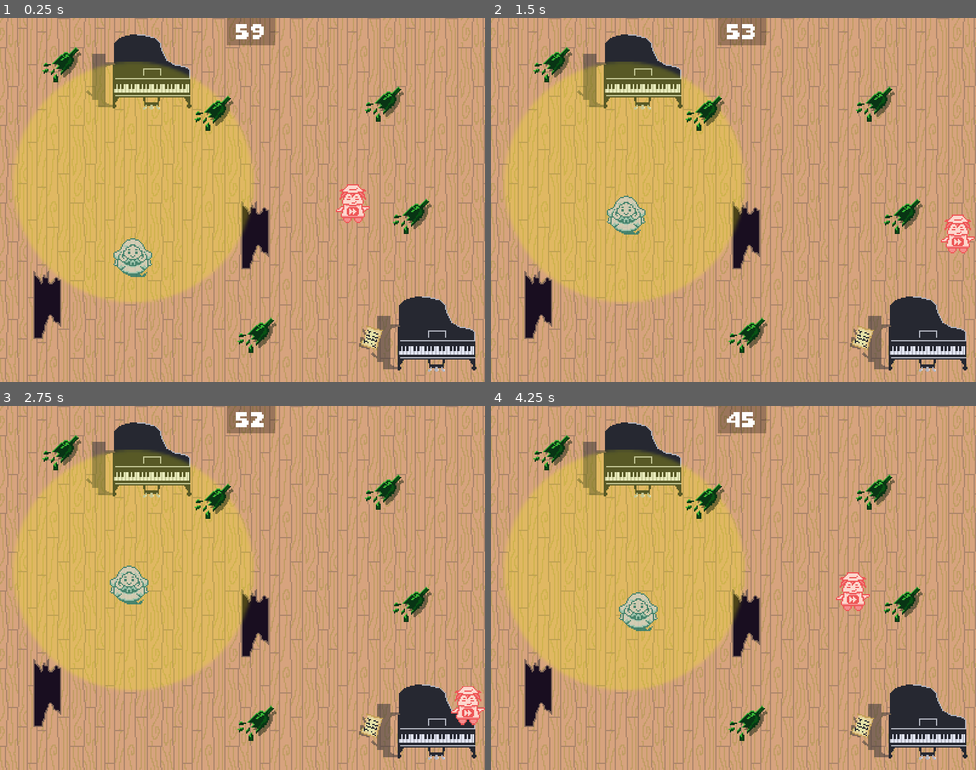
Above: before the commit, frames 1-4 (two rows, left to right).
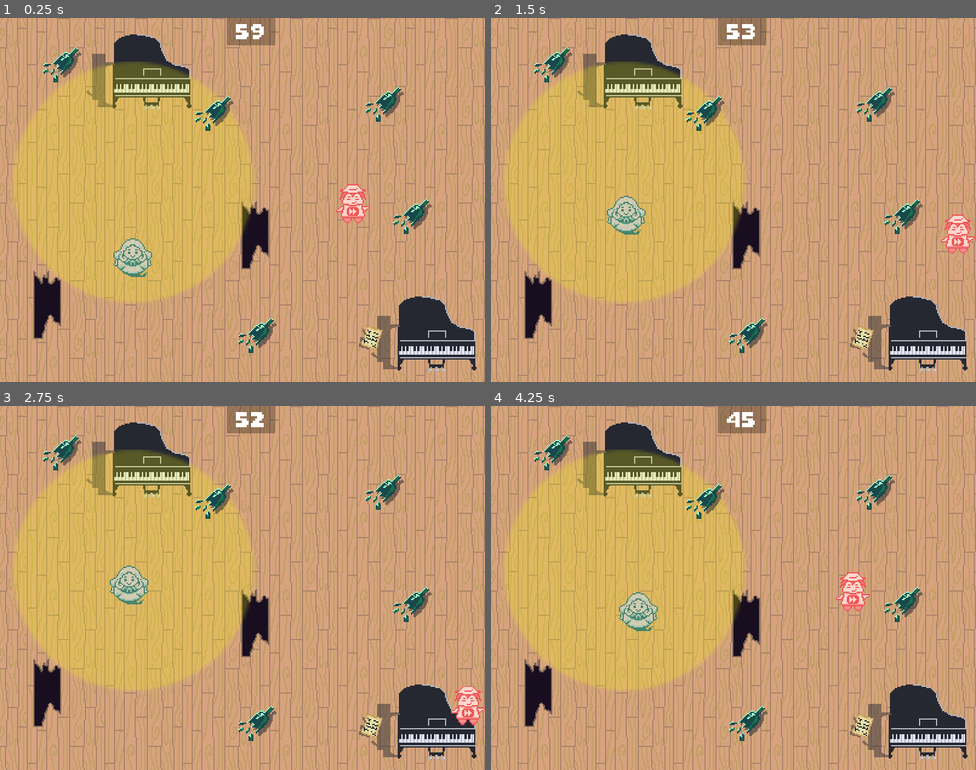
Above: after the commit, the same moments.

Repository: FrenCompany/GGJ2022
Game: Godot game, scene res://Scenes/Nivel.tscn
The game is run twice, just before and just after one commit, with the same random seed, the same clock (stepped at 60 frames per second) and the same inputs.
Inputs (mouse positions are in pixels of both pictures, inside the frame that each line leads up to):
- Up to frame 1 (0.25 s): no input
- Up to frame 2 (1.5 s): move the mouse to (840, 181) at 0.52 s; hold Right (ui_right) 0.53-1.28 s; move the mouse to (636, 218) at 1.27 s; hold Down (ui_down) from 1.28 s (still down)
- Up to frame 3 (2.75 s): move the mouse to (291, 507) at 2.02 s; release Down (ui_down) at 2.03 s; hold Right (ui_right) from 2.03 s (still down)
- Up to frame 4 (4.25 s): move the mouse to (709, 660) at 2.77 s; release Right (ui_right) at 2.78 s; hold Up (ui_up) 2.78-3.53 s; move the mouse to (879, 642) at 3.52 s; hold Left (ui_left) from 3.53 s (still down)

The runs differ from the first frame. In frame 1, 1.1% of the frame differs, in the area x 8-89%, y 8-92%; in frame 2, 1.1%; in frame 3, 1.1%; in frame 4, 1.1%.

Commit message:
made sprites from actual world semi transparent in other world

Diff:
--- a/GGJ2022/Scenes/Niveles/Nivel2.tscn
+++ b/GGJ2022/Scenes/Niveles/Nivel2.tscn
@@ -157,12 +157,12 @@
 [node name="SpriteActual" parent="Background/Node2D" instance=ExtResource( 4 )]
 texture = ExtResource( 9 )
 region_enabled = true
-region_rect = Rect2( 400, 300, 800, 600 )
+region_rect = Rect2( 0, 0, 800, 600 )
 
 [node name="SpriteAntiguo" parent="Background/Node2D" instance=ExtResource( 2 )]
 texture = ExtResource( 10 )
 region_enabled = true
-region_rect = Rect2( 400, 300, 800, 600 )
+region_rect = Rect2( 0, 0, 800, 600 )
 
 [node name="Music" type="AudioStreamPlayer" parent="."]
 stream = ExtResource( 14 )
--- a/GGJ2022/Scenes/SpriteTypes/SpriteActual.tscn
+++ b/GGJ2022/Scenes/SpriteTypes/SpriteActual.tscn
@@ -1,6 +1,14 @@
-[gd_scene load_steps=2 format=2]
+[gd_scene load_steps=3 format=2]
 
 [ext_resource path="res://Scripts/Shaders/AlphaDivide1Material.tres" type="Material" id=1]
+[ext_resource path="res://Scripts/SpriteActual.gd" type="Script" id=2]
 
-[node name="SpriteActual" type="Sprite"]
+[node name="SpriteActual" type="Node2D"]
 material = ExtResource( 1 )
+script = ExtResource( 2 )
+
+[node name="SpriteWorld" type="Sprite" parent="."]
+material = ExtResource( 1 )
+
+[node name="SpriteBothWorlds" type="Sprite" parent="."]
+modulate = Color( 1, 1, 1, 0.235294 )
--- a/GGJ2022/Scenes/SpriteTypes/SpriteAntiguo.tscn
+++ b/GGJ2022/Scenes/SpriteTypes/SpriteAntiguo.tscn
@@ -1,6 +1,11 @@
-[gd_scene load_steps=2 format=2]
+[gd_scene load_steps=3 format=2]
 
 [ext_resource path="res://Scripts/Shaders/AlphaDivide2Material.tres" type="Material" id=1]
+[ext_resource path="res://Scripts/SpriteAntiguo.gd" type="Script" id=2]
 
-[node name="SpriteAntiguo" type="Sprite"]
+[node name="SpriteAntiguo" type="Node2D"]
 material = ExtResource( 1 )
+script = ExtResource( 2 )
+
+[node name="SpriteWorld" type="Sprite" parent="."]
+material = ExtResource( 1 )
--- /dev/null
+++ b/GGJ2022/Scripts/SpriteActual.gd
@@ -0,0 +1,8 @@
+extends "res://Scripts/SpriteAntiguo.gd"
+
+# Called when the node enters the scene tree for the first time.
+func _ready():
+	$SpriteBothWorlds.texture = texture
+	$SpriteBothWorlds.region_enabled = region_enabled
+	$SpriteBothWorlds.region_rect = region_rect
+	$SpriteBothWorlds.region_filter_clip = region_filter_clip
--- /dev/null
+++ b/GGJ2022/Scripts/SpriteAntiguo.gd
@@ -0,0 +1,16 @@
+extends Node2D
+
+
+export(Texture) var texture
+export(bool) var region_enabled = false
+export(Rect2) var region_rect
+export(bool) var region_filter_clip = false
+
+
+# Called when the node enters the scene tree for the first time.
+func _ready():
+	print(self)
+	$SpriteWorld.texture = self.texture
+	$SpriteWorld.region_enabled = self.region_enabled
+	$SpriteWorld.region_rect = self.region_rect
+	$SpriteWorld.region_filter_clip = self.region_filter_clip
